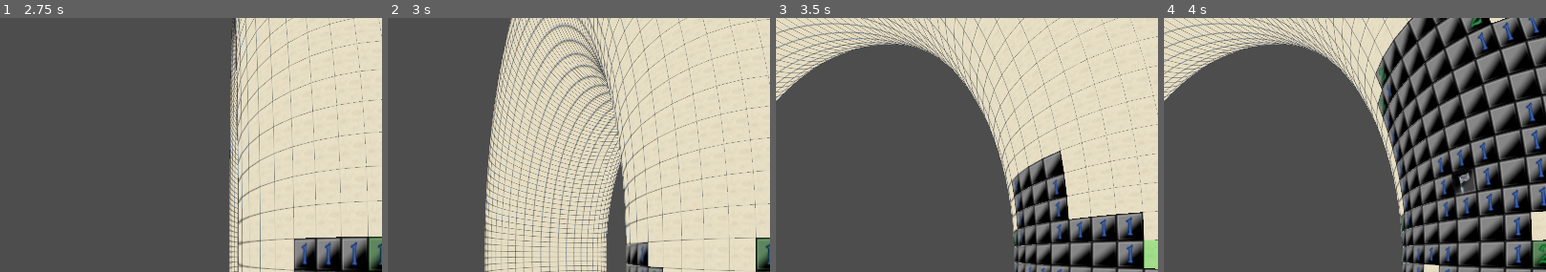
Above: before the commit, frames 1-4 (left to right).
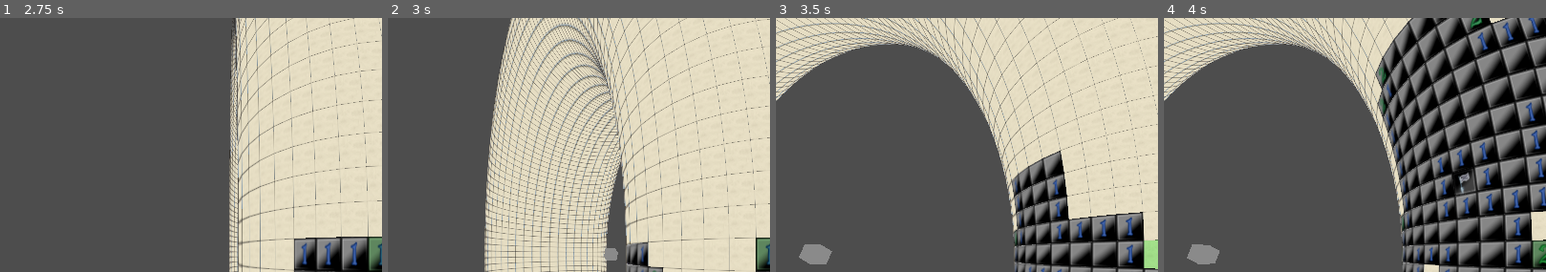
Above: after the commit, the same moments.

Repository: dokicoder/ToruSpace
Game: Godot game, scene res://scenes/Game3D.tscn
Two runs of this game, one before a commit and one after it. Both use one fixed random seed, a clock stepped at 60 frames per second and the inputs below.
Inputs (mouse positions are % of the whole screen's width and height, from its top left):
- Up to frame 1 (2.75 s): tap Enter at 0.5 s; move the mouse to (45, 70) at 0.52 s; hold Q (Mark) 0.53-1.28 s; hold Up (Up) 0.53-2.03 s; click (45, 70) at 0.67 s; move the mouse to (80, 65) at 1.27 s; tap E (Unmask) at 1.35 s; move the mouse to (20, 35) at 2.02 s; hold Left (Left) from 2.03 s (still down); hold Q (Mark) from 2.03 s (still down)
- Up to frame 2 (3 s): keep holding Left (Left); move the mouse to (55, 50) at 2.77 s; release Q (Mark) at 2.78 s; tap E (Unmask) at 2.85 s; click (55, 50) at 2.92 s
- Up to frame 3 (3.5 s): keep holding Left (Left)
- Up to frame 4 (4 s): move the mouse to (35, 25) at 3.52 s; release Left (Left) at 3.53 s; hold Down (Down) from 3.53 s (still down); hold Q (Mark) from 3.53 s (still down)
The pictures show only the part of the screen within x 0-50%, y 4-53%; the shares and areas given below are measured in that part.

Frame 1 is identical in both runs. In frame 2, 0.1% of the frame differs, in the area x 56-61%, y 90-96%; in frame 3, 0.5%, in the area x 6-15%, y 89-97%; in frame 4, 0.5%.

Commit message:
try sample object in scene

Diff:
--- a/scenes/Game3D.tscn
+++ b/scenes/Game3D.tscn
@@ -8,6 +8,8 @@
 background_energy_multiplier = 1.36
 ambient_light_source = 2
 ambient_light_color = Color(1, 1, 1, 1)
+
+[sub_resource type="BoxMesh" id="BoxMesh_1t5od"]
 
 [node name="Game3d" type="Node3D"]
 
@@ -30,3 +32,6 @@
 
 [node name="WorldEnvironment" type="WorldEnvironment" parent="."]
 environment = SubResource("Environment_fj60c")
+
+[node name="MeshInstance3D" type="MeshInstance3D" parent="."]
+mesh = SubResource("BoxMesh_1t5od")
Not shown, added: export/index.apple-touch-icon.png.import
Not shown, added: export/index.icon.png.import
Not shown, added: export/index.png.import
Not shown: 1 places in scenes/Game3D.tscn that only renumber resources
Not shown, changed: export/index.html
Not shown, changed: export/index.pck
